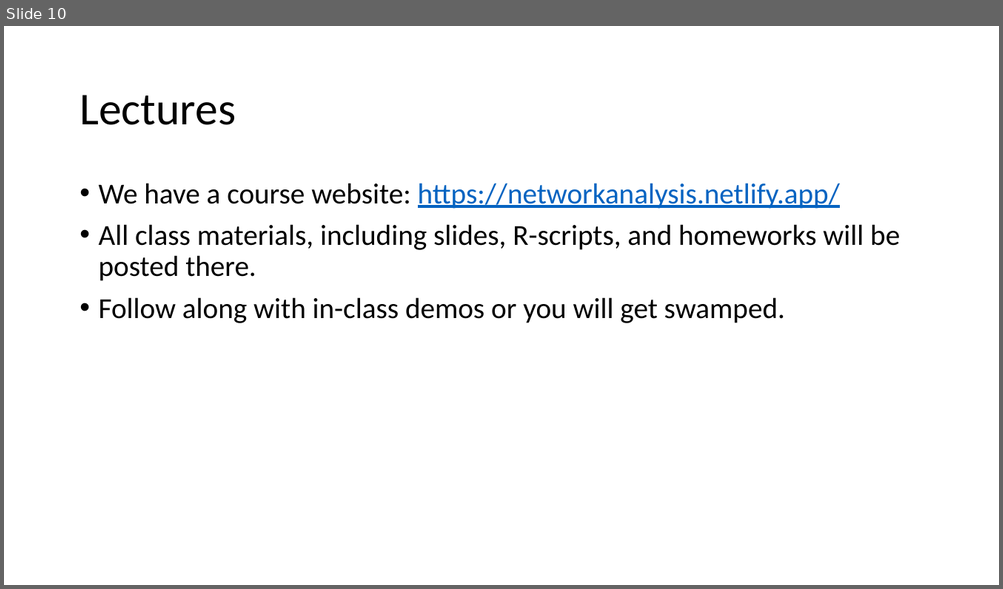
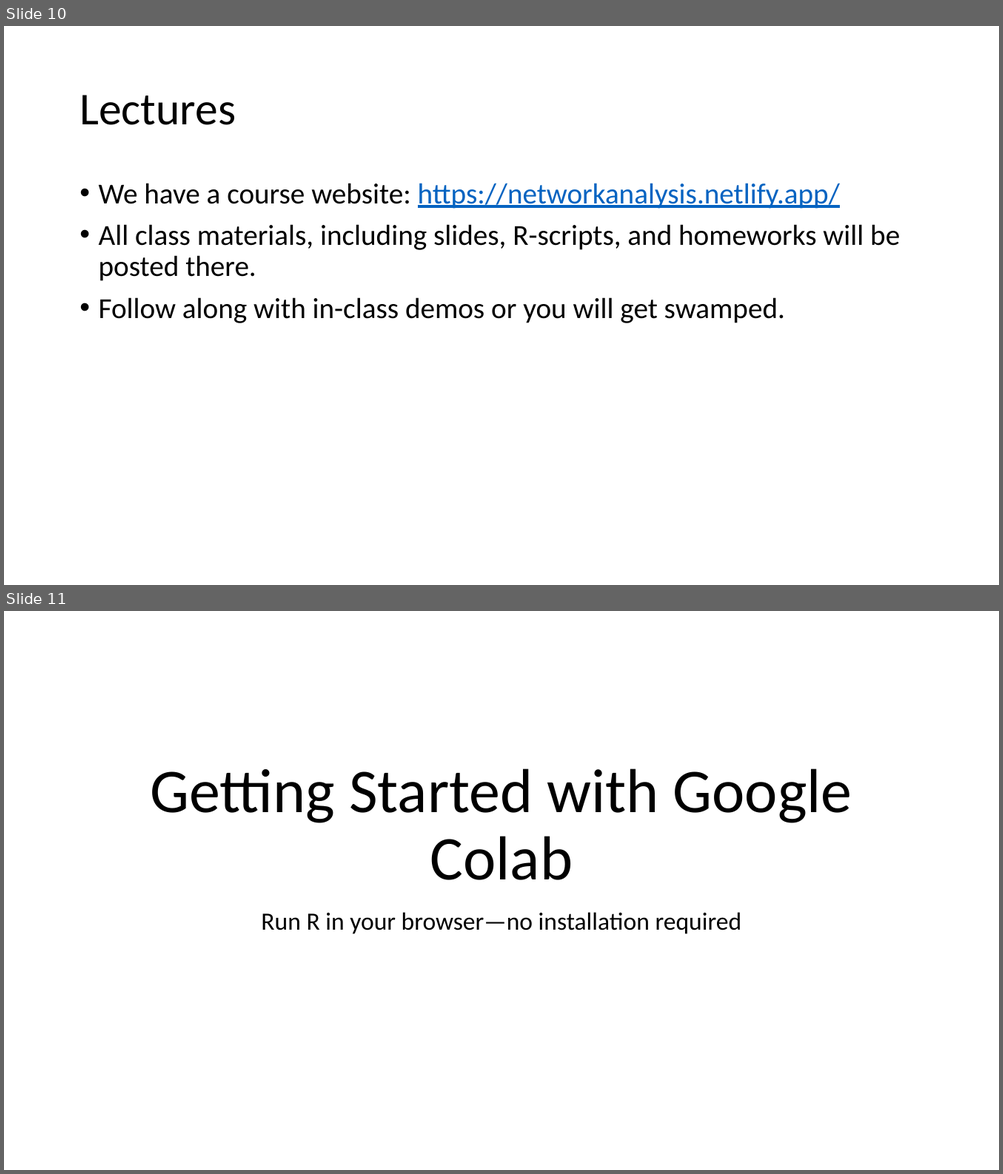
Before and after one commit to ochyzh/NetworkAnalysis, a slide deck: public/materials/Slides/Welcome.pptx. Shown one above the other, each under a label of ours: slide 10 before the commit, slides 10 and 11 after it. The pictures are 1003x589 and 1003x1174 pixels, drawn with LibreOffice and Linux fonts; fonts in the diff are those of the drawing. Boxes give left, top, right and bottom in pixels: in the first picture for what was removed or moved away, otherwise in the second. Text is boxed around its words. In the diff, an @@ line names an element or a change of style, - is before the commit and + after.

```diff
--- a/public/materials/Slides/Welcome.pptx
+++ b/public/materials/Slides/Welcome.pptx
@@ slide 11 added at <box>4,611,999,1170</box>, background #FFFFFF @@
@@ title added at <box>150,769,852,880</box>, 60 pt, text #000000 @@
+Getting Started with Google Colab
@@ subtitle added at <box>261,912,742,934</box>, 24 pt, text #000000 @@
+Run R in your browser—no installation required
```
Also in this commit, not shown: 2 slides changed, 4 other slides added, 2 other files.
